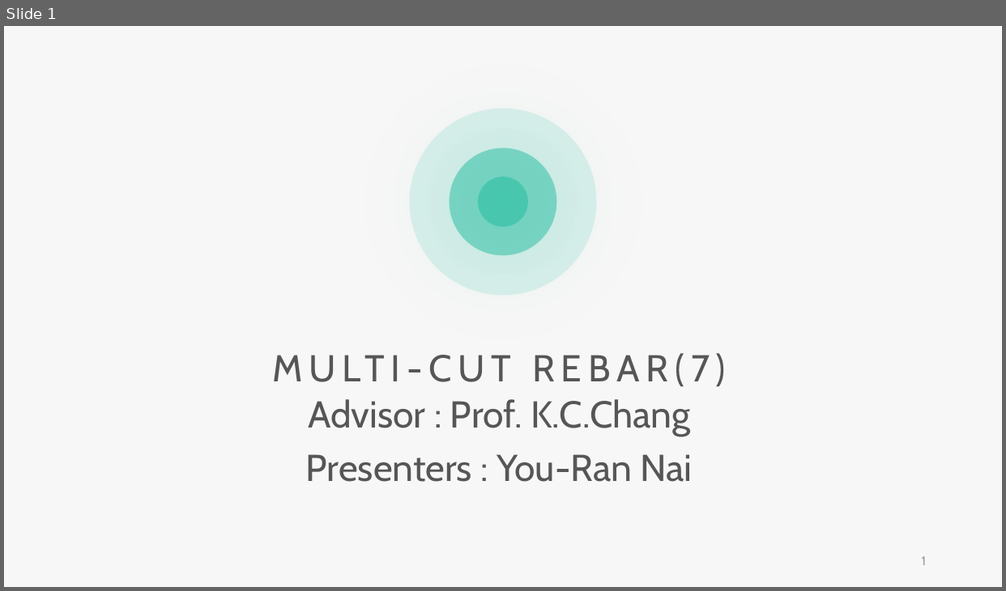
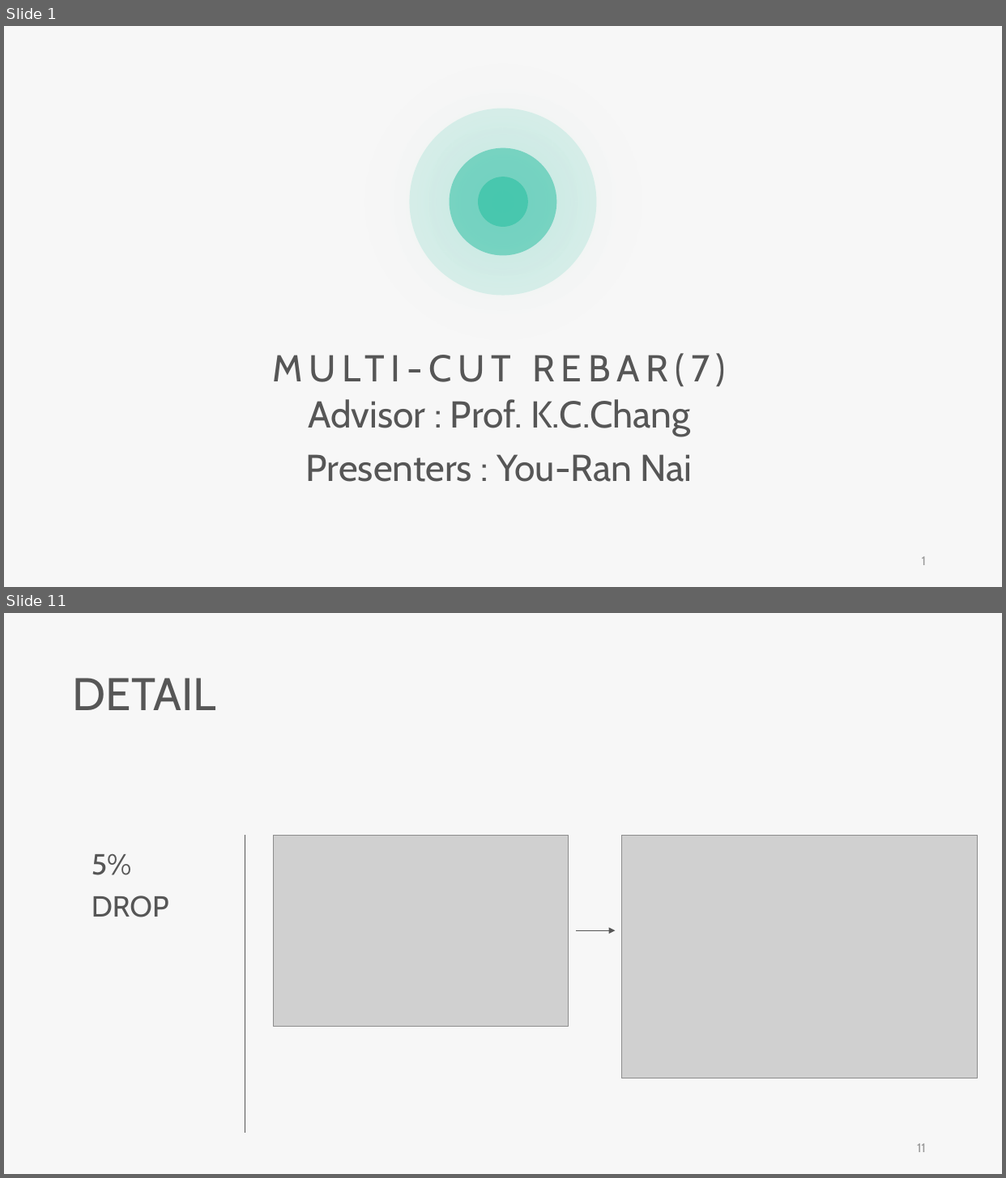
Before and after one commit to skyran1278/VbaProject, a slide deck: 20180126_SmartCut/Meeting/20181206 Meeting/20181206 Meeting.pptx. Shown one above the other, each under a label of ours: slide 1 before the commit, slides 1 and 11 after it; the slides between them are not shown. The pictures are 1006x591 and 1006x1178 pixels, drawn with LibreOffice and Linux fonts; fonts in the diff are those of the drawing; grey boxes stand for pictures. Boxes give left, top, right and bottom in pixels: in the first picture for what was removed or moved away, otherwise in the second. Text is boxed around its words. In the diff, an @@ line names an element or a change of style, - is before the commit and + after.

```diff
--- a/20180126_SmartCut/Meeting/20181206 Meeting/20181206 Meeting.pptx
+++ b/20180126_SmartCut/Meeting/20181206 Meeting/20181206 Meeting.pptx
@@ slide 11 added at [4, 613, 1002, 1174], background #F7F7F7 @@
@@ text added at [73, 678, 216, 710], 44 pt, text #565656 @@
+DETAIL
@@ text added at [91, 854, 169, 918], 28 pt, text #565656 @@
+5% DROP
@@ line added from (245, 835) to (245, 1133), #565656 0.5 pt @@
@@ picture added at [273, 835, 568, 1027] @@
@@ picture added at [621, 835, 978, 1080] @@
@@ arrow added from (576, 931) to (615, 931), #565656 0.5 pt @@
@@ page number added at [917, 1144, 926, 1152], 12 pt, text #9A9A9A @@
+11
```
Also in this commit, not shown: 5 slides changed, 14 other slides added, 16 slides removed, 7 other files.
